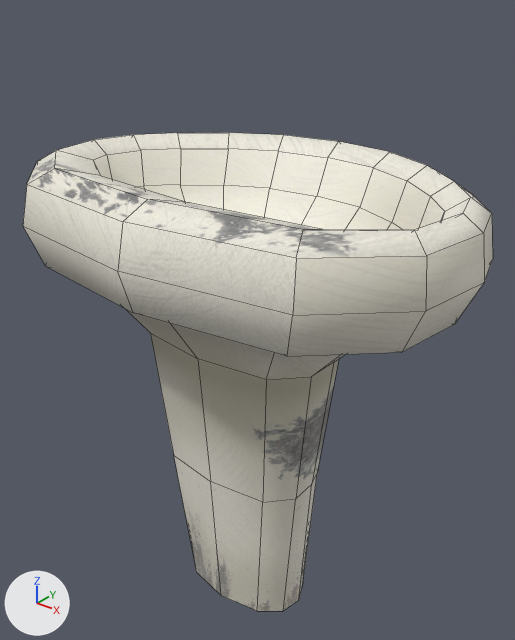
A saved change to the FBX model Assets/3DArt/Objects/Level1/Sink/Sink.fbx.
Rendered twice from a 50 mm lens placed at (0.2233, -0.2605, 0.05), pointed at (0.1721, -0.1964, 0.0103). Lighting does not change. The marker at lower left points along +X, +Y and +Z. Mesh edges are drawn as thin lines. Where no turn or scale is listed for an object, it has been applied to the vertices.

Before the edit, the objects in view are built like this:
```python
me_mesh = bpy.data.meshes.new('Mesh')
me_mesh.from_pydata(...)  # 177 vertices, 168 faces; spans x -0.029..0.029, y -0.0208..0.0208, z -0.0302..0.0302
me_mesh.materials.append(mat_sink)  # picture img_texture_sink_tga
ob_polysurface192 = bpy.data.objects.new('polySurface192', me_mesh)
ob_polysurface192.location = (0.1724, -0.1978, 0.0)
```
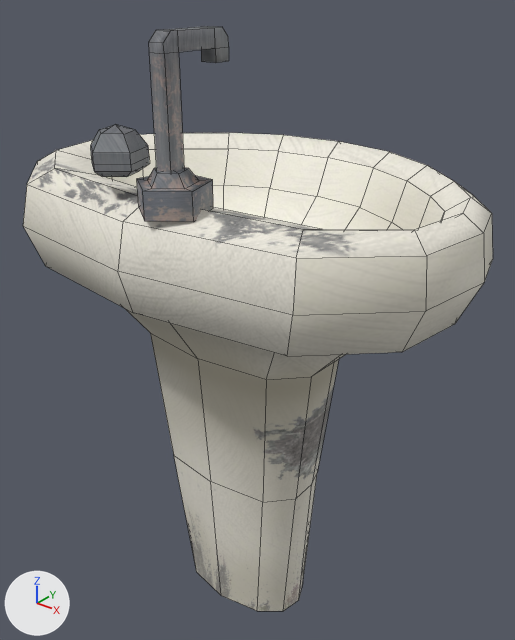
The newer file is also turned or shifted as a whole; pictures and numbers use the older file's frame.

Boxes (x1, y1, x2, y2) around the edits, measured in the pictures (515 x 640 px):
'polySurface192', reshaped (22% taller): before (23, 133, 493, 611); after (23, 26, 493, 611)
part 1 of me_mesh, added: after (91, 125, 150, 177)
part 2 of me_mesh, added: after (149, 26, 229, 173)
part 3 of me_mesh, added: after (137, 168, 213, 222)

Patch to the scene script:
```diff
--- a/Assets/3DArt/Objects/Level1/Sink/Sink.fbx.py
+++ b/Assets/3DArt/Objects/Level1/Sink/Sink.fbx.py
@@ img_texture_sink_tap_tga @@
+img_texture_sink_tap_tga = load_image('Texture_Sink_Tap.tga', '../../../Images/Texture_Sink_Tap.tga', 512, 512, 'sRGB')
@@ mat_sink_tap @@
+mat_sink_tap = principled_material('Sink_Tap')
+mat_sink_tap.texture = img_texture_sink_tap_tga
+mat_sink_tap.roughness = 0.553
@@ me_mesh @@
 # used by ob_polysurface192; location = (0.1724, -0.1978, 0.0)
-me_mesh.from_pydata(...)  # 177 vertices, 168 faces; spans x -0.029..0.029, y -0.0208..0.0208, z -0.0302..0.0302
+me_mesh.from_pydata(...)  # 257 vertices, 241 faces; spans x -0.029..0.029, y -0.0208..0.0208, z -0.0302..0.0457
+# me_mesh part 1: a new loose piece of 31 vertices spanning x -0.0074..-0.0015, y -0.0189..-0.0133, z 0.0321..0.0368, in mat_sink_tap (picture img_texture_sink_tap_tga)
+# me_mesh part 2: a new loose piece of 28 vertices spanning x 0.0025..0.0043, y -0.0171..-0.0087, z 0.0335..0.0457, in mat_sink_tap (picture img_texture_sink_tap_tga)
+# me_mesh part 3: a new loose piece of 21 vertices spanning x -0.0002..0.0071, y -0.0199..-0.0129, z 0.0296..0.0337, in mat_sink_tap (picture img_texture_sink_tap_tga)
 me_mesh.materials.append(mat_sink)
+me_mesh.materials.append(mat_sink_tap)  # picture img_texture_sink_tap_tga
```
